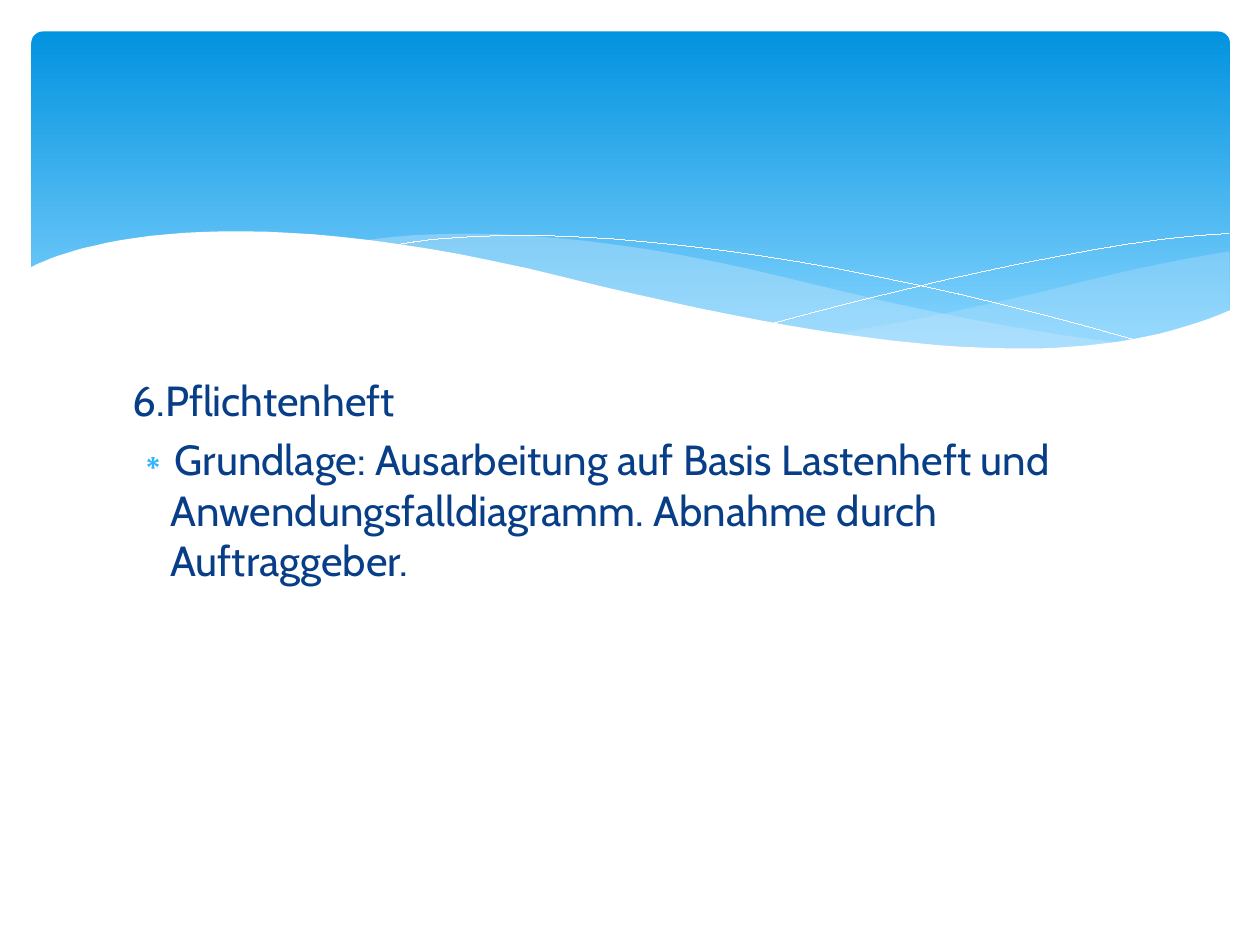
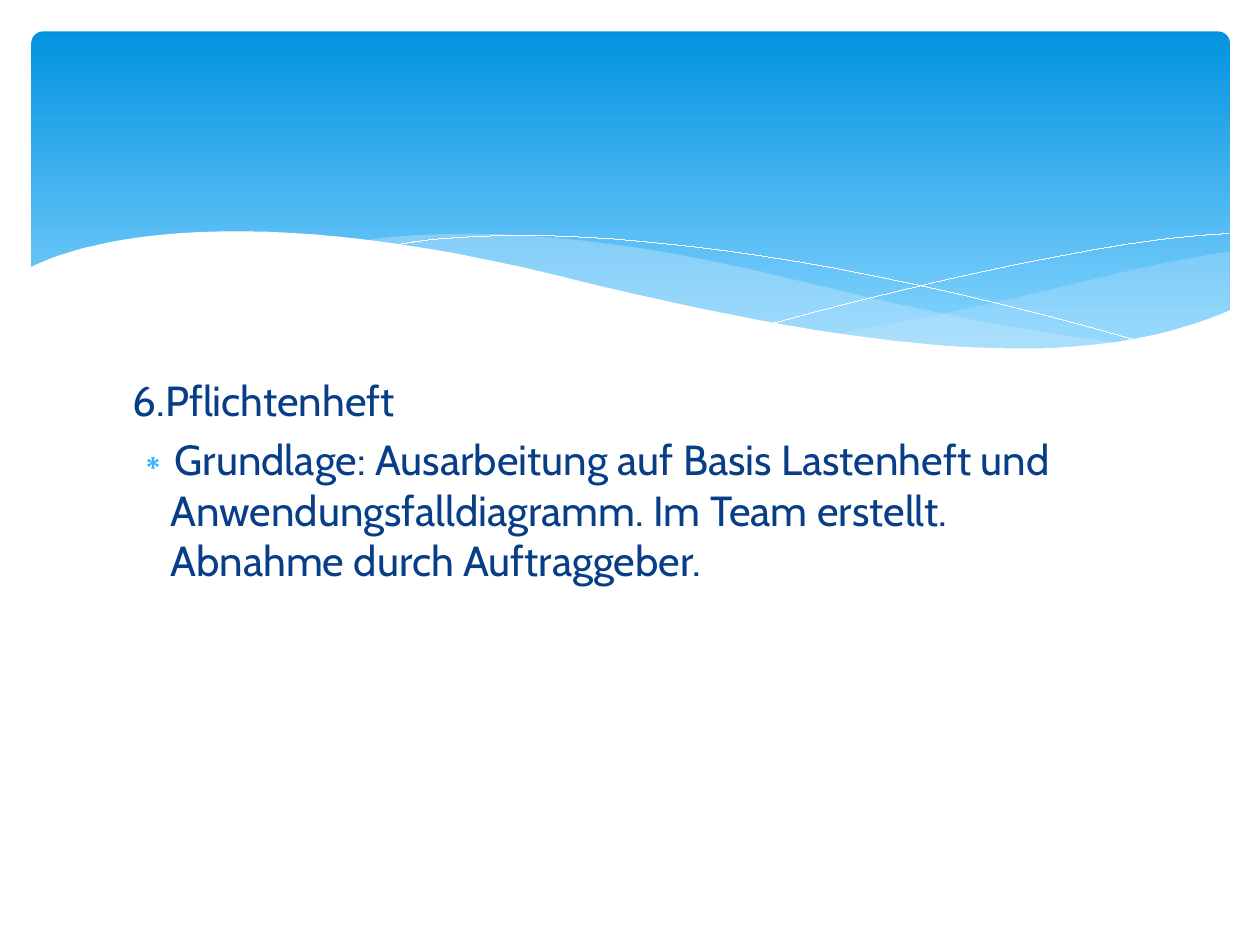
Before and after one commit to m-schwenk/LOTTO, a slide deck: slide 9 of UnsereProjektunterlagen/11.Projektdokumentationen/PräsentationGruppenIntern001.pptx. Drawn at 1260x945 pixels with LibreOffice and Linux fonts; fonts in the diff are those of the drawing. Boxes give left, top, right and bottom in pixels: in the first picture for what was removed or moved away, otherwise in the second. Text is boxed around its words. In the diff, an @@ line names an element or a change of style, - is before the commit and + after.

```diff
--- a/UnsereProjektunterlagen/11.Projektdokumentationen/PräsentationGruppenIntern001.pptx
+++ b/UnsereProjektunterlagen/11.Projektdokumentationen/PräsentationGruppenIntern001.pptx
@@ text at box(171, 443, 1050, 586): text changed @@
-∗ Grundlage: Ausarbeitung auf Basis Lastenheft und Anwendungsfalldiagramm. Abnahme durch Auftraggeber.
+∗ Grundlage: Ausarbeitung auf Basis Lastenheft und Anwendungsfalldiagramm. Im Team erstellt. Abnahme durch Auftraggeber.
```
Also in this commit, not shown: 4 other slides changed, 51 other files.
